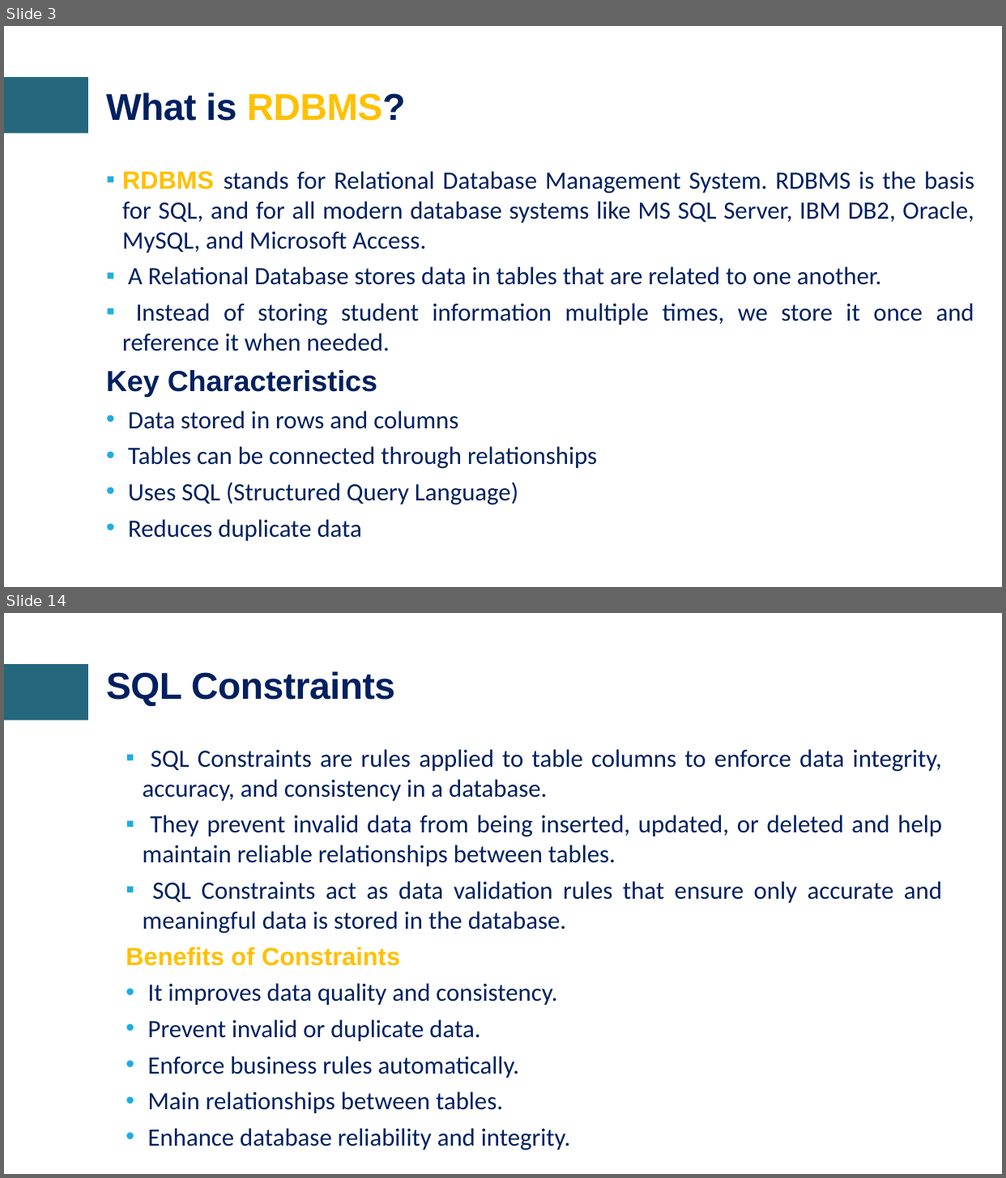
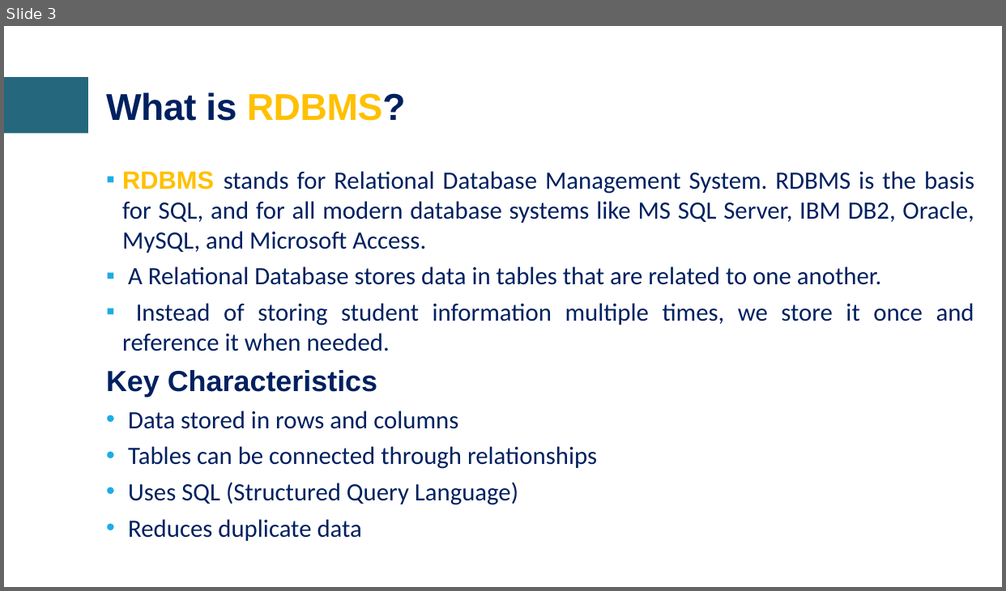
Before and after one commit to craftmulesoft/DataEngineering, a slide deck: Module 3 - Cloud Warehousing & Data Transformation/Cloud Data Platforms & Date Warehousing.pptx. Shown one above the other, each under a label of ours: slides 3 and 14 before the commit, slide 3 after it; the slides between them are not shown. The pictures are 1006x1178 and 1006x591 pixels, drawn with LibreOffice and Linux fonts; fonts in the diff are those of the drawing; background and template pictures are left out. Boxes give left, top, right and bottom in pixels: in the first picture for what was removed or moved away, otherwise in the second. Text is boxed around its words. In the diff, an @@ line names an element or a change of style, - is before the commit and + after.

Commit message:
Craft Data Engineering Accelerator Program

```diff
--- a/Module 3 - Cloud Warehousing & Data Transformation/Cloud Data Platforms & Date Warehousing.pptx
+++ b/Module 3 - Cloud Warehousing & Data Transformation/Cloud Data Platforms & Date Warehousing.pptx
@@ slide 14 removed at <box>4,613,1002,1174</box>, background #FFFFFF; not listed: 1 template element that a slide beside it also shows @@
@@ title removed at <box>106,671,395,706</box> @@
-SQL Constraints
@@ text removed at <box>126,749,942,1151</box> @@
-▪ SQL Constraints are rules applied to table columns to enforce data integrity, accuracy, and consistency in a database.
-▪ They prevent invalid data from being inserted, updated, or deleted and help maintain reliable relationships between tables.
-▪ SQL Constraints act as data validation rules that ensure only accurate and meaningful data is stored in the database.
-Benefits of Constraints
-• It improves data quality and consistency.
-• Prevent invalid or duplicate data.
-• Enforce business rules automatically.
-• Main relationships between tables.
-• Enhance database reliability and integrity.
```
Also in this commit, not shown: 3 slides added, 24 other slides removed.
